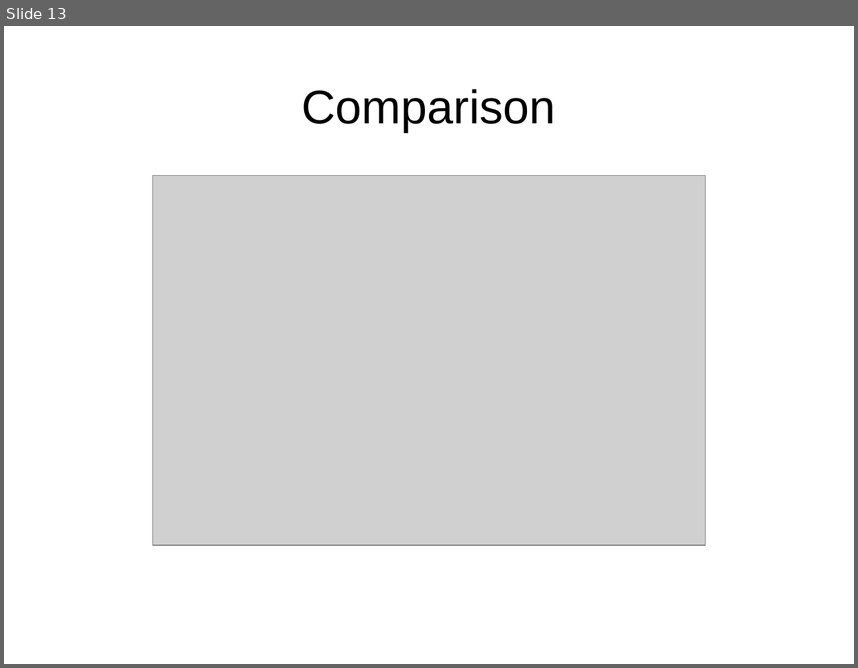
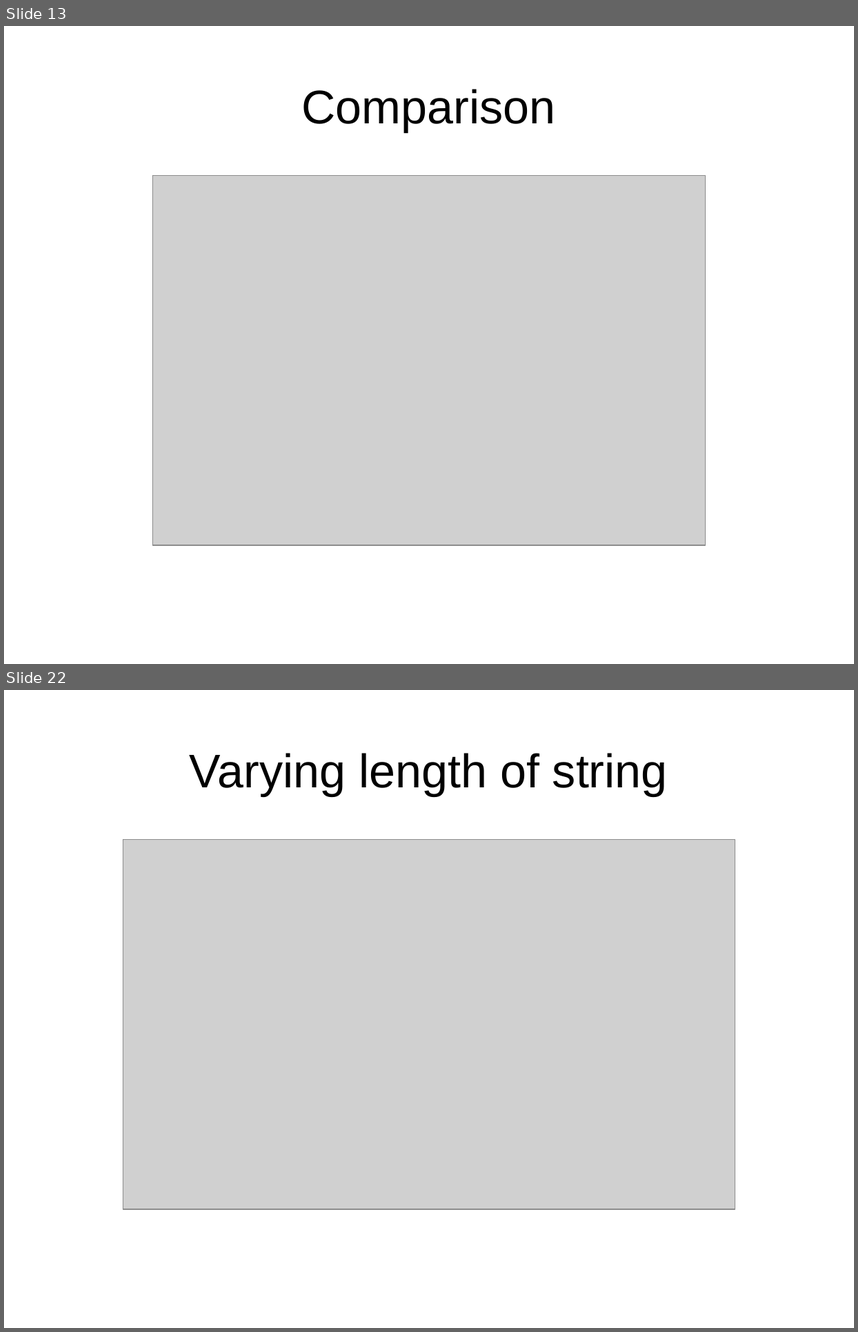
Before and after one commit to klutt/gecode-tuples, a slide deck: doc/presentation.odp. Shown one above the other, each under a label of ours: slide 13 before the commit, slides 13 and 22 after it; the slides between them are not shown. The pictures are 858x668 and 858x1332 pixels, drawn with LibreOffice and Linux fonts; fonts in the diff are those of the drawing; grey boxes stand for pictures. Boxes give left, top, right and bottom in pixels: in the first picture for what was removed or moved away, otherwise in the second. Text is boxed around its words. In the diff, an @@ line names an element or a change of style, - is before the commit and + after.

```diff
--- a/doc/presentation.odp
+++ b/doc/presentation.odp
@@ slide 22 added at bbox=[4, 690, 854, 1328], background #FFFFFF @@
@@ title added at bbox=[190, 753, 668, 796], 44 pt, text #000000 @@
+Varying length of string
@@ picture added at bbox=[123, 839, 735, 1208] @@
```
Also in this commit, not shown: 10 other slides added, 5 other files.
